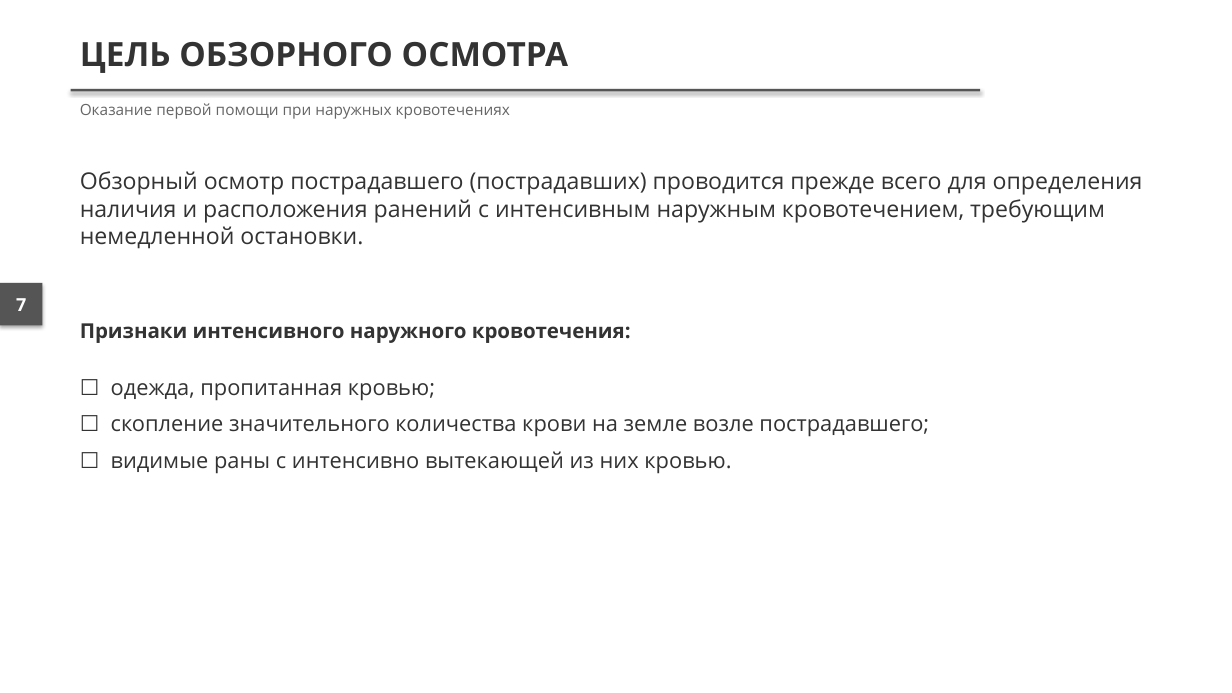
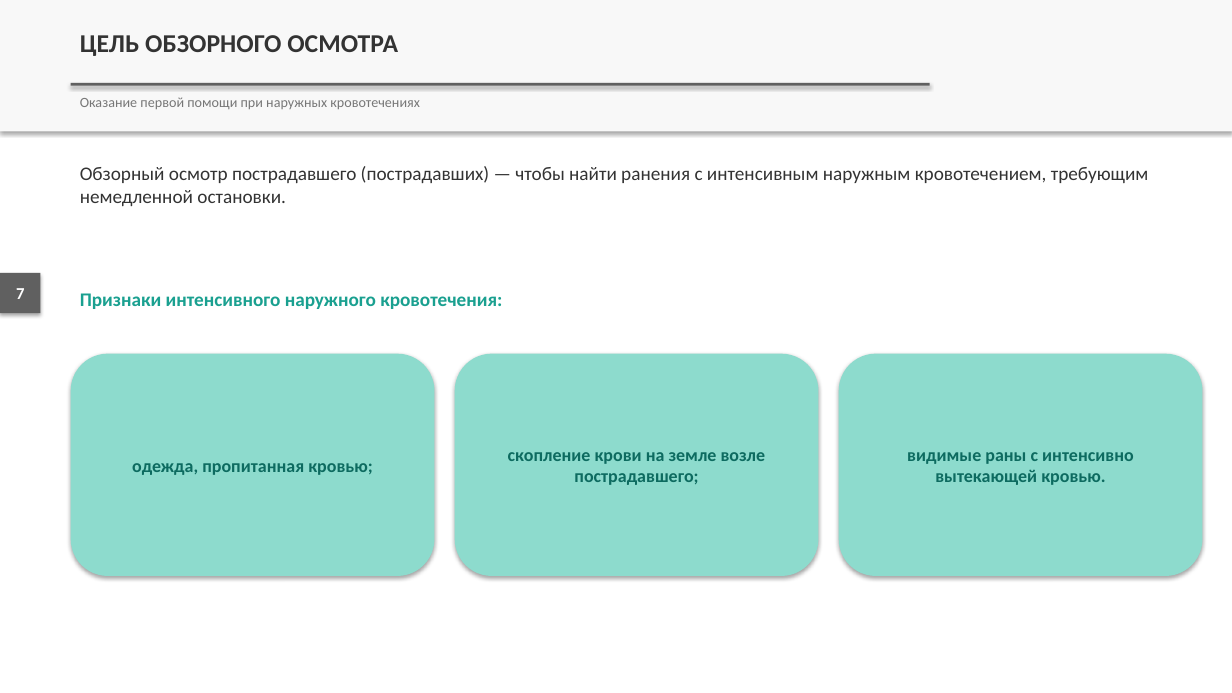
Before and after one commit to lysakalenushka-hash/-, a slide deck: slide 7 of presentations/out/Кровотечение_Обзорный_осмотр_пострадавшего.pptx. Drawn at 1232x693 pixels with LibreOffice and Linux fonts; fonts in the diff are those of the drawing. Boxes give left, top, right and bottom in pixels: in the first picture for what was removed or moved away, otherwise in the second. Text is boxed around its words. In the diff, an @@ line names an element or a change of style, - is before the commit and + after.

```diff
--- a/presentations/out/Кровотечение_Обзорный_осмотр_пострадавшего.pptx
+++ b/presentations/out/Кровотечение_Обзорный_осмотр_пострадавшего.pptx
@@ rectangle added at [0,0,1232,131], fill #F8F8F8 @@
@@ text "ЦЕЛЬ ОБЗОРНОГО ОСМОТРА": place and size @@
-text "ЦЕЛЬ ОБЗОРНОГО ОСМОТРА" at [80,42,568,73]
+text "ЦЕЛЬ ОБЗОРНОГО ОСМОТРА" at [80,35,398,56]
@@ text "ЦЕЛЬ ОБЗОРНОГО ОСМОТРА" at [80,35,398,56]: size 26 to 20 pt, font Open Sans to Calibri @@
@@ text "Оказание первой помощи при наружных ..." at [80,97,420,109]: size 12 to 11 pt, font Open Sans to Calibri, text colour #666666 to #777777 @@
@@ rectangle at [71,83,931,86]: fill #555555 to #606060 @@
@@ rectangle: place and size @@
-rectangle at [71,89,981,91]
+rectangle at [71,83,931,86]
@@ text at [80,166,1149,206]: text changed; size 18 to 15 pt; font Open Sans to Calibri @@
-Обзорный осмотр пострадавшего (пострадавших) проводится прежде всего для определения наличия и расположения ранений с интенсивным наружным кровотечением, требующим немедленной остановки.
+Обзорный осмотр пострадавшего (пострадавших) — чтобы найти ранения с интенсивным наружным кровотечением, требующим немедленной остановки.
@@ text "7": place and size @@
-text "7" at [16,298,26,311]
+text "7" at [16,288,24,299]
@@ rectangle: place and size @@
-rectangle at [0,283,43,325]
+rectangle at [0,273,41,313]
@@ text "7" at [16,288,24,299]: size 14 to 13 pt, font Open Sans to Calibri @@
@@ rectangle at [0,273,41,313]: fill #555555 to #606060 @@
@@ text "Признаки интенсивного наружного кровотечения:": place and size @@
-text "Признаки интенсивного наружного кровотечения:" at [80,323,631,343]
+text "Признаки интенсивного наружного кровотечения:" at [80,293,502,309]
@@ text "Признаки интенсивного наружного кровотечения:" at [80,293,502,309]: size 16 to 15 pt, font Open Sans to Calibri, text colour #333333 to #1AA090 @@
@@ rounded rectangle added at [71,354,435,577], fill #8DDBCD @@
@@ rounded rectangle added at [455,354,819,577], fill #8DDBCD @@
@@ rounded rectangle added at [839,354,1203,577], fill #8DDBCD @@
@@ text "скопление крови на земле возле ..." at [508,452,766,485]: vertical alignment top to middle @@
@@ text added at [132,463,373,475], 14 pt, text #0D6B60, bold @@
+одежда, пропитанная кровью;
@@ text at [508,452,766,485]: text changed; size 17 to 14 pt; font Open Sans to Calibri; text colour #333333 to #0D6B60; bold on @@
-☐ одежда, пропитанная кровью;
-☐ скопление значительного количества крови на земле возле пострадавшего;
-☐ видимые раны с интенсивно вытекающей из них кровью.
+скопление крови на земле возле пострадавшего;
@@ text added at [907,452,1134,485], 14 pt, text #0D6B60, bold @@
+видимые раны с интенсивно вытекающей кровью.
```
Also in this commit, not shown: 11 other slides changed, 11 other files.
